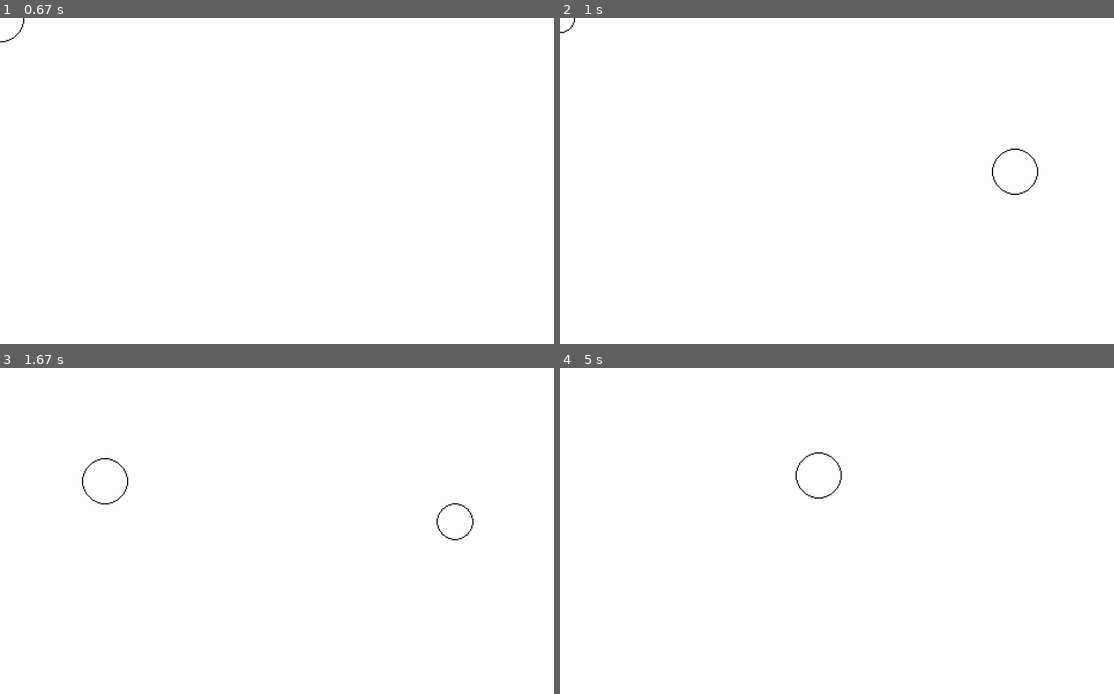
Above: before the commit, frames 1-4 (two rows, left to right).
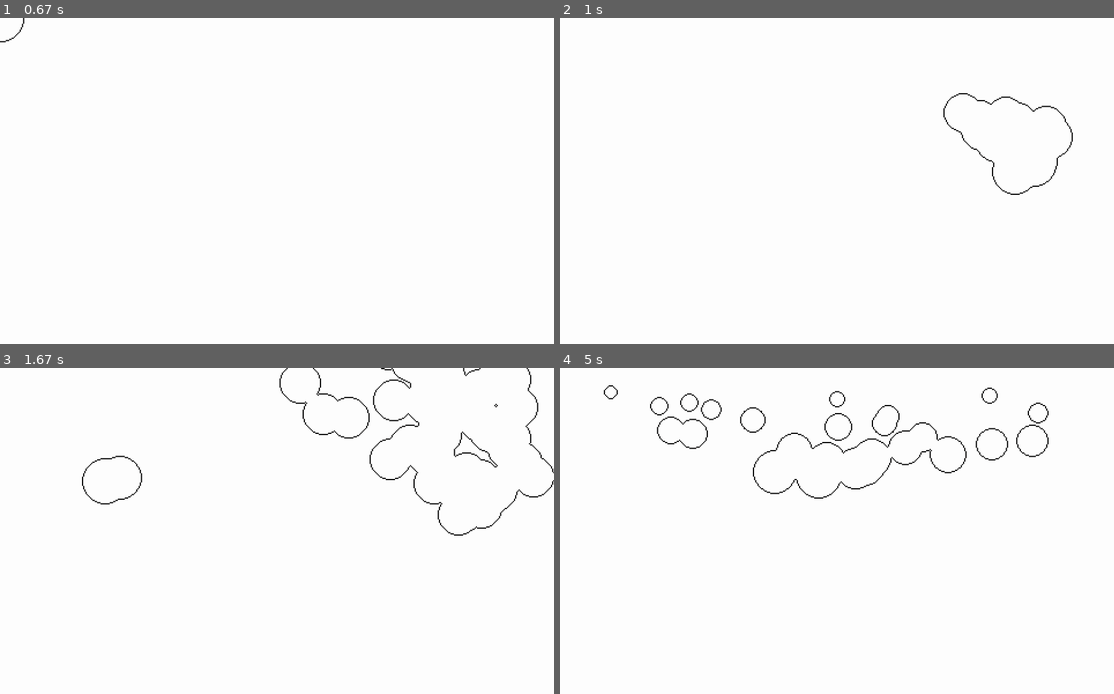
Above: after the commit, the same moments.

Repository: towella/effects-lab
Game: pygame game, started from code/main.py
Same seed, same stepped clock (60 frames per second), same inputs: the game is played once before the commit and once after it.
Inputs (mouse positions are in pixels of both pictures, inside the frame that each line leads up to):
- Up to frame 1 (0.67 s): tap F at 0.33 s
- Up to frame 2 (1 s): hold X from 0.67 s (still down); hold W from 0.67 s (still down); move the mouse to (1014, 171) at 0.7 s
- Up to frame 3 (1.67 s): release X at 1.13 s; release W at 1.13 s; tap E at 1.17 s; hold Z from 1.5 s (still down); hold W from 1.5 s (still down); move the mouse to (105, 482) at 1.53 s; tap F at 1.57 s
- Up to frame 4 (5 s): tap F at 1.87, 2.07, 2.37, 2.57, 2.87, 3.13, 3.47, 3.77, 3.9, 4.3 s; release Z at 1.97 s; release W at 1.97 s; hold W 2-2.47 s; move the mouse to (920, 416) at 2.03 s; tap G at 2.15, 3.55 s; hold A 2.5-3.03 s; move the mouse to (903, 560) at 2.53 s; tap E at 2.65, 3.98 s; hold S 3.07-3.37 s; move the mouse to (848, 420) at 3.1 s; hold A 3.4-3.8 s; move the mouse to (637, 521) at 3.43 s; hold W 3.83-4.2 s; move the mouse to (842, 563) at 3.87 s; hold R 4.23-4.6 s; hold S 4.23-4.6 s; move the mouse to (820, 475) at 4.27 s; tap Q at 4.63 s; hold S from 4.97 s (still down)

Frame 1 is identical in both runs. In frame 2, 0.4% of the frame differs, in the area x 0-93%, y 0-53%; in frame 3, 1.1%; in frame 4, 1.4%, in the area x 7-89%, y 5-39%.

Commit message:
Implemented flame
Added flame setting
- Flame makes circles go up (like opposite gravity)
- Applies sine wave to x motion of circles creating shifting waving flame effect
- Applies random x shift to affect the position of each individual circle randomly, adding noise to the sine wave

Added flame modifier controls
- Increase/decrease flame volume (how much random jitter each particle gets)
- Increase/decrease flame speed (how fast the sine wave moves the flame)
- Increase/decrease width of the flame (amplitude of the sine wave)

Other
- Added new controls to README
- Changed sensitivity of modifier controls
- Imported particles code. Not gonna use it lol

Diff:
--- a/code/level.py
+++ b/code/level.py
@@ -27,6 +27,9 @@
 
         self.pause = False
         self.pause_pressed = False
+
+        self.settings = False
+        self.settings_pressed = False
 
         dt = 1  # dt starts as 1 because on the first frame we can assume it is 60fps. dt = 1/60 * 60 = 1
 
@@ -92,14 +95,21 @@
     def get_input(self):
         keys = pygame.key.get_pressed()
 
-        # pause pressed prevents holding key and rapidly switching between T and F
+        # pause menu
         if keys[pygame.K_p]:
             if not self.pause_pressed:
                 self.pause = not self.pause
             self.pause_pressed = True
-        # if not pressed
         else:
             self.pause_pressed = False
+
+        # settings menu
+        '''if keys[pygame.K_o]:
+            if not self.settings_pressed:
+                self.settings = not self.settings
+            self.settings_pressed = True
+        else:
+            self.settings_pressed = False'''
 
 # -- visual --
 
--- /dev/null
+++ b/code/particles.py
@@ -0,0 +1,67 @@
+import pygame, random
+from support import circle_surf
+
+
+class Particle(pygame.sprite.Sprite):
+    def __init__(self, screen, colour, apply_gravity=False):
+        super().__init__()
+        self.screen = screen
+
+        # gravity
+        self.apply_gravity = apply_gravity
+        self.gravity_vel = 4
+
+        # position, velocity, direction, timer
+        self.x = random.randint(0, screen.get_width())
+        self.y = random.randint(0, screen.get_height())
+        self.vel = [random.randint(0, 18) / 10 - 1, random.randint(0, 18) / 10 - 1]
+        self.direction = pygame.math.Vector2()
+        self.timer = random.randint(1, 10)
+        self.size = random.randint(1, 3)
+        while self.size > self.timer:
+            self.timer = random.randint(1, 10)
+
+        # colour
+        self.colour = colour
+
+# -- movement methods --
+
+    def gravity(self):
+        self.direction.y += self.gravity_vel
+
+    def apply_x(self):
+        self.direction.x += self.x
+
+        self.x += self.direction.x
+
+    def apply_y(self):
+        self.direction.y += self.y
+
+        if self.apply_gravity:
+            self.gravity()
+
+        self.y += self.direction.y
+
+    def update(self):
+        self.direction = pygame.math.Vector2()  # reset direction
+
+        # apply movement directions
+        self.apply_x()
+        self.apply_y()
+
+        if self.y + self.size >= 70:
+            self.kill()
+        self.timer -= 0.1
+        self.size -= 0.1
+        if self.size < 1:
+            self.size = 1
+
+        if self.timer <= 0:
+            self.kill()
+
+    def draw(self):
+        surf = circle_surf(int(self.size), self.colour)
+        surf_rect = surf.get_rect()
+        surf_rect.centerx = int(self.x)
+        surf_rect.centery = int(self.y)
+        self.screen.blit(surf, surf_rect.topleft, special_flags=pygame.BLEND_RGB_ADD)
--- a/code/player.py
+++ b/code/player.py
@@ -1,6 +1,7 @@
 import pygame
 from game_data import tile_size, controller_map, scaling_factor
 from random import randint
+from math import sin
 from lighting import Light
 from support import pos_for_center
 
@@ -33,6 +34,14 @@
         self.gravity = 2
         self.apply_gravity = False
         self.gravity_pressed = False
+
+        self.flamey = 3  # flame tail size (constant upward force)
+        self.flame_width = 3  # flame tail x force constant
+        self.flame_speed = 0.2  # speed of flame sine wave
+        self.flame_volume = 2  # amount of x randomness per particle
+        self.flame_timer = 0
+        self.apply_flame = False
+        self.flame_pressed = False
 
         # - dash -
         self.dashing = False  # NOT REDUNDANT. IS NECCESSARY. Allows resetting timer while dashing. Also more readable code
@@ -53,20 +62,52 @@
         keys = pygame.key.get_pressed()
 
         # tail size
-        if keys[pygame.K_m]:
-            self.subtract_r += 0.05 * dt
-        if keys[pygame.K_n]:
-            self.subtract_r -= 0.05 * dt
+        if keys[pygame.K_x]:
+            self.subtract_r -= 0.02 * dt
+        elif keys[pygame.K_z]:
+            self.subtract_r += 0.02 * dt
+        if self.subtract_r < 0:
+            self.subtract_r = 0
+
+        # flame speed
+        if keys[pygame.K_s]:
+            self.flame_speed += 0.005 * dt
+        elif keys[pygame.K_a]:
+            self.flame_speed -= 0.005 * dt
+        if self.flame_speed < 0:
+            self.flame_speed = 0
+
+        # flame volume
+        if keys[pygame.K_w]:
+            self.flame_volume += 0.5 * dt
+        elif keys[pygame.K_q]:
+            self.flame_volume -= 0.5 * dt
+        if self.flame_volume < 0:
+            self.flame_volume = 0
+
+        # flame width
+        if keys[pygame.K_r]:
+            self.flame_width += 0.2
+        elif keys[pygame.K_e]:
+            self.flame_width -= 0.2
+        if self.flame_width < 0:
+            self.flame_width = 0
 
         # gravity
         if keys[pygame.K_g] and not self.gravity_pressed:
             self.apply_gravity = not self.apply_gravity
+            self.apply_flame = False
             self.gravity_pressed = True
         elif not keys[pygame.K_g]:
             self.gravity_pressed = False
 
-        if self.subtract_r < 0:
-            self.subtract_r = 0
+        # flame
+        if keys[pygame.K_f] and not self.flame_pressed:
+            self.apply_flame = not self.apply_flame
+            self.apply_gravity = False
+            self.flame_pressed = True
+        elif not keys[pygame.K_f]:
+            self.flame_pressed = False
 
         # blobs
         if click:
@@ -220,9 +261,19 @@
             circle[1][0] += x_move
 
     # application of y direction
-    def apply_y_direction(self, dt):
-        for circle in range(len(self.circles)):
+    def apply_gravity_vel(self, dt):
+        for circle in range(len(self.circles) - 1):  # - 1 to disclude head circle
             self.circles[circle][1][1] += round(self.gravity * dt)
+
+    def apply_flame_vel(self, dt):
+        for circle in range(len(self.circles) - 1):
+            self.circles[circle][1][1] -= round(self.flamey * dt)
+
+            random_x_shift = randint(-int(self.flame_volume), int(self.flame_volume))
+            x_modifier = self.flame_width * sin(self.flame_timer * self.flame_speed) + random_x_shift
+            self.circles[circle][1][0] += round(x_modifier * dt)
+
+        self.flame_timer += 1  # only increases when flame is active (only neccessary when active)
 
     # syncs the player's current and stored hitboxes with the player rect for proper collisions. For use after movement of player rect.
     def sync_hitbox(self):
@@ -249,8 +300,11 @@
             self.circles.remove(circle)
         self.circles.append([self.start_radius, [self.rect.centerx, self.rect.centery]])
 
+        # apply directional modifiers based on state
         if self.apply_gravity:
-            self.apply_y_direction(dt)
+            self.apply_gravity_vel(dt)
+        elif self.apply_flame:
+            self.apply_flame_vel(dt)
 
         # -- CHECKS/UPDATE --
 
Not shown, changed: README.md
